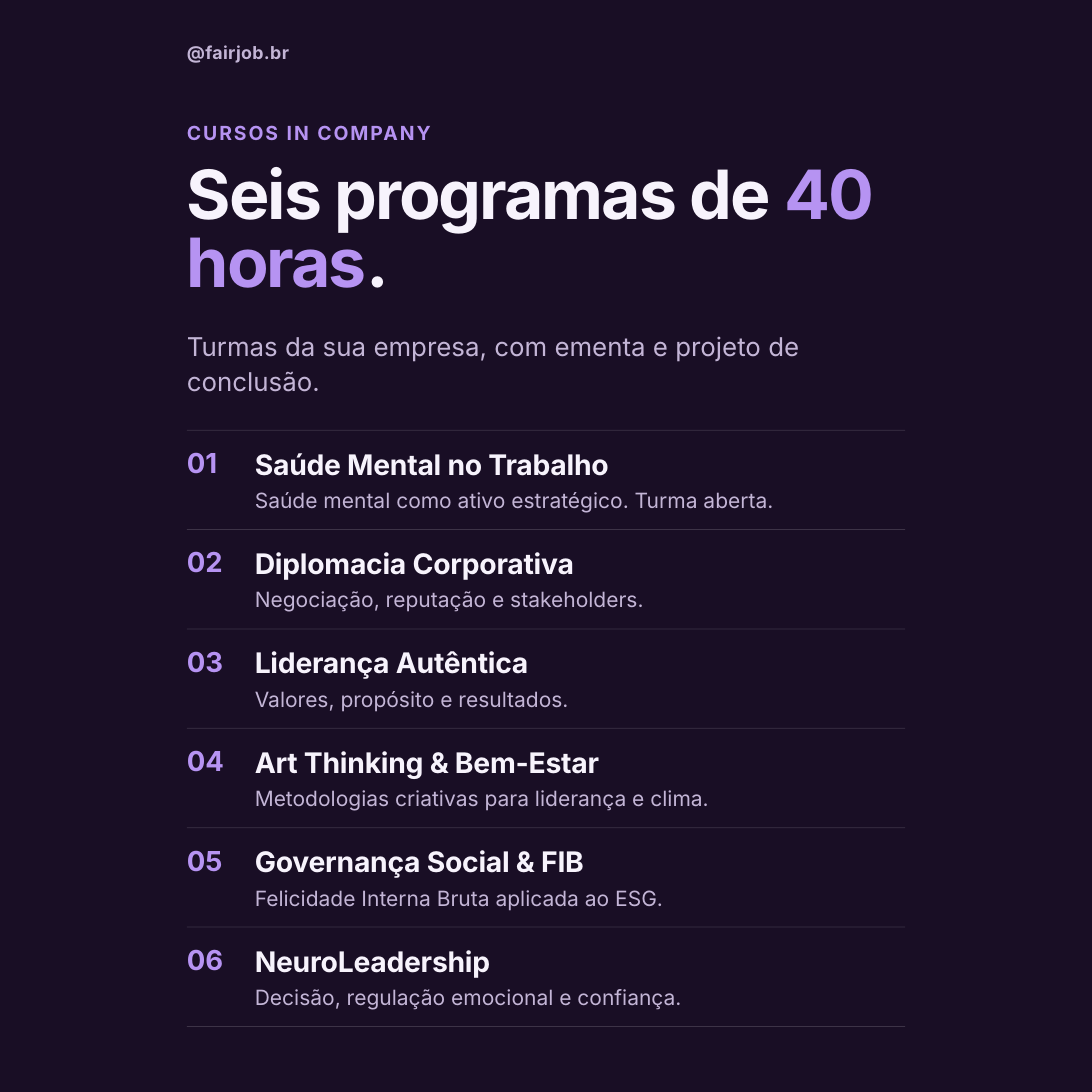
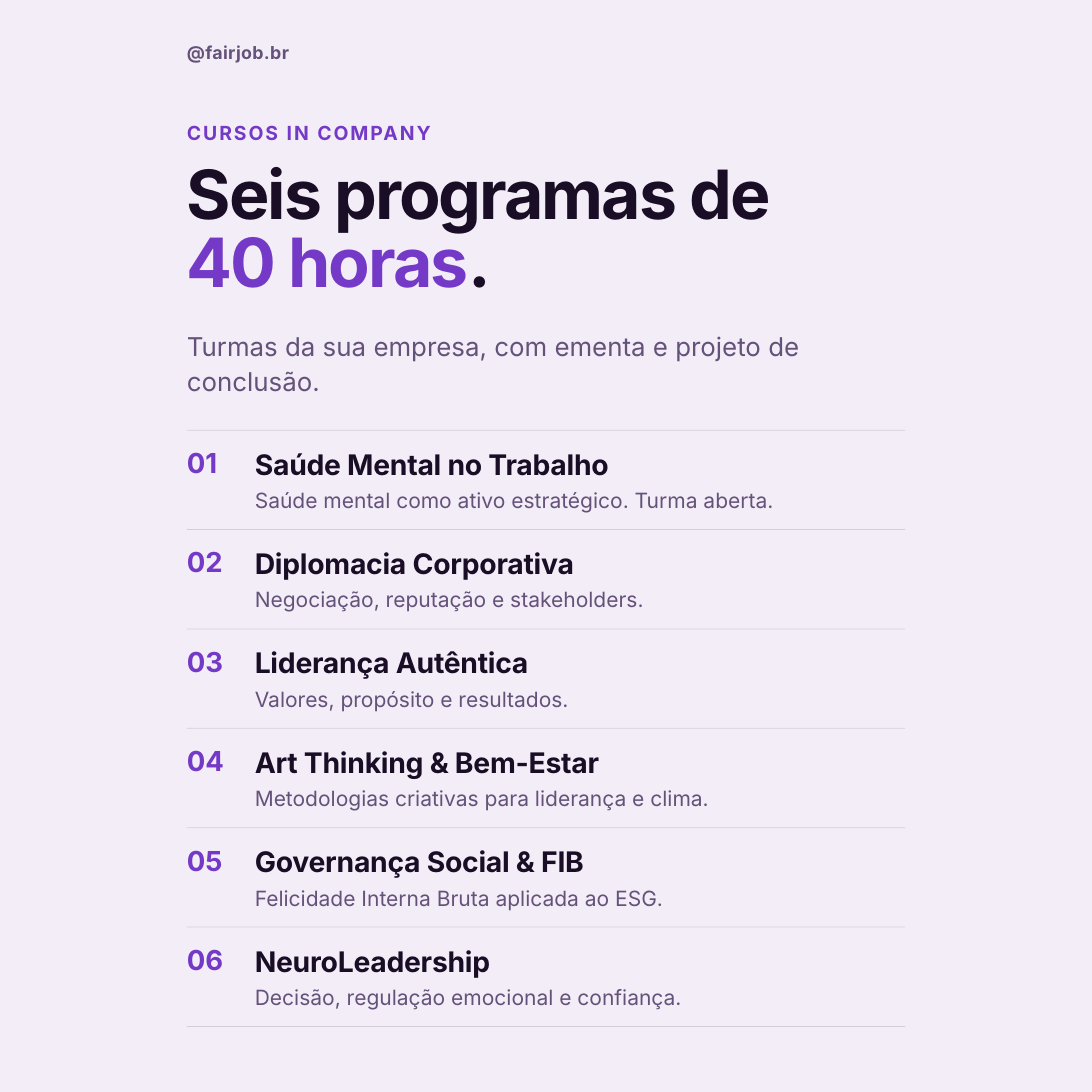
Before and after one commit to nina-rebello/comunicacao-fairjob, a slide deck: slide 4 of posts/06-fairedu/carrossel-5-linkedin-1080.pptx. Drawn at 1092x1092 pixels with LibreOffice and Linux fonts; fonts in the diff are those of the drawing. Boxes give left, top, right and bottom in pixels: in the first picture for what was removed or moved away, otherwise in the second. Text is boxed around its words. In the diff, an @@ line names an element or a change of style, - is before the commit and + after.

```diff
--- a/posts/06-fairedu/carrossel-5-linkedin-1080.pptx
+++ b/posts/06-fairedu/carrossel-5-linkedin-1080.pptx
@@ background #190E25 to #F2EDF7 @@
@@ text "Seis programas de 40 horas." at bbox=[187, 167, 770, 288]: text colour #F7F3FC to #190E25 in "Seis programas de horas."; text colour #B693F2 to #7439C6 in "40 horas." @@
@@ text colour #B693F2 to #7439C6 in 7 elements at bbox=[287, 126, 309, 140], bbox=[187, 452, 217, 474], bbox=[187, 551, 223, 573], bbox=[187, 651, 223, 673], bbox=[187, 750, 224, 772], bbox=[187, 850, 223, 872], bbox=[187, 949, 223, 971] @@
@@ text colour #F7F3FC to #190E25 in 6 elements at bbox=[255, 453, 608, 476], bbox=[255, 552, 574, 580], bbox=[255, 651, 529, 679], bbox=[255, 751, 599, 779], bbox=[255, 850, 584, 878], bbox=[255, 950, 490, 978] @@
@@ text colour #C3B5D6 to #65527A in 8 elements at bbox=[187, 45, 289, 63], bbox=[187, 336, 799, 392], bbox=[255, 492, 773, 513], bbox=[255, 591, 643, 612], bbox=[255, 691, 568, 712], bbox=[255, 790, 708, 811], bbox=[255, 890, 663, 911], bbox=[255, 989, 681, 1010] @@
@@ fill #3D3347 to #D4CEDA in 7 elements at bbox=[187, 430, 906, 431], bbox=[187, 529, 906, 530], bbox=[187, 629, 906, 630], bbox=[187, 728, 906, 729], bbox=[187, 827, 906, 828], bbox=[187, 927, 906, 928], bbox=[187, 1026, 906, 1027] @@
```
Also in this commit, not shown: 4 other slides changed, 16 other files.
